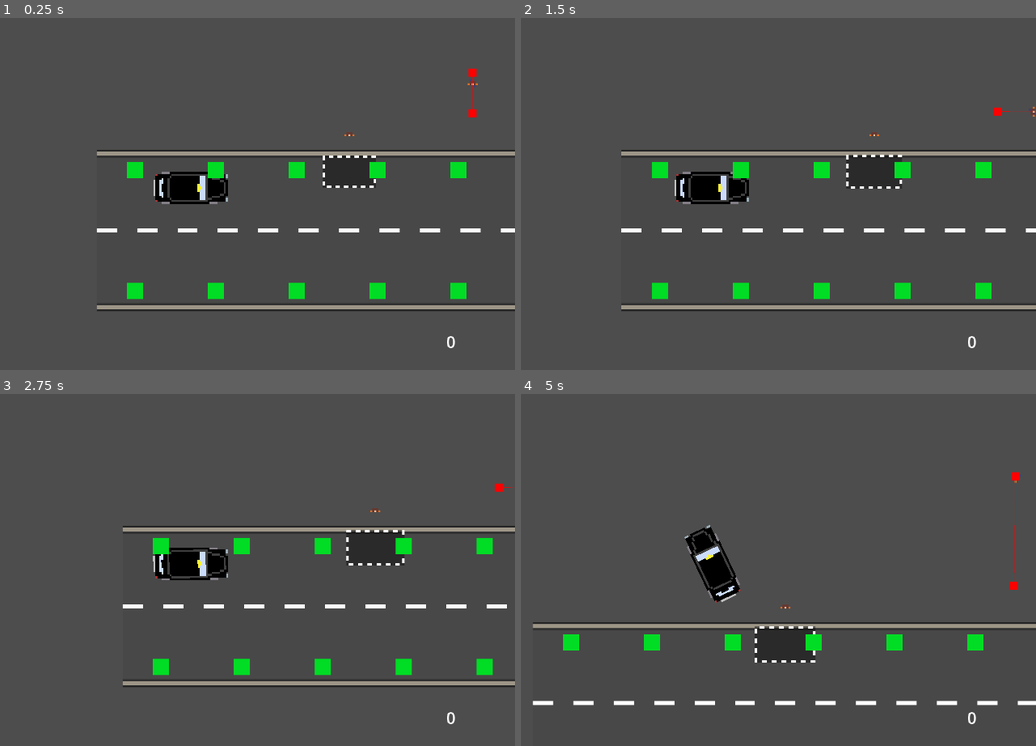
Above: before the commit, frames 1-4 (two rows, left to right).
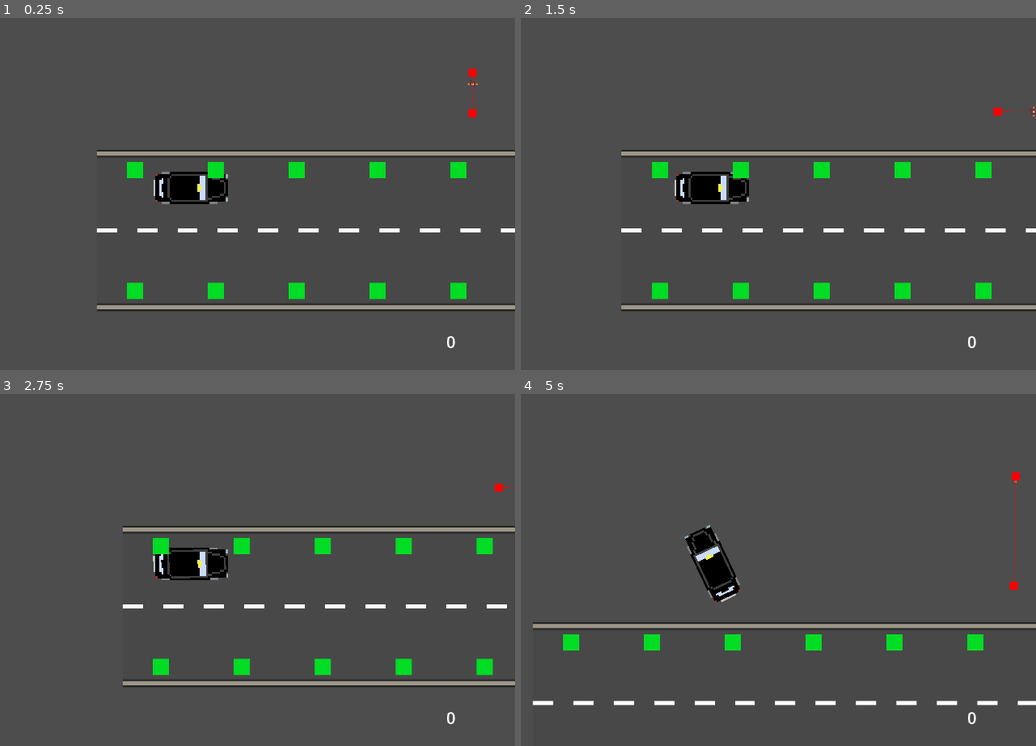
Above: after the commit, the same moments.

Repository: Samwalton9/HackneyCarriage
Game: Godot game, scene res://main.tscn
Two runs of this game, one before a commit and one after it. Both use one fixed random seed, a clock stepped at 60 frames per second and the inputs below.
Inputs:
- Up to frame 1 (0.25 s): no input
- Up to frame 2 (1.5 s): hold Right (ui_right) 0.53-1.28 s; hold Down (ui_down) from 1.28 s (still down)
- Up to frame 3 (2.75 s): release Down (ui_down) at 2.03 s; hold Right (ui_right) from 2.03 s (still down)
- Up to frame 4 (5 s): release Right (ui_right) at 2.78 s; hold Up (ui_up) 2.78-3.53 s; hold Left (ui_left) from 3.53 s (still down)

The runs differ from the first frame. In frame 1, 0.9% of the frame differs, in the area x 62-73%, y 32-49%; in frame 2, 0.9%; in frame 3, 1.0%; in frame 4, 1.1%, in the area x 45-58%, y 59-77%.

Commit message:
Spawn new pickups on a regular basis

Diff:
--- a/Autoloads/JourneyManager.gd
+++ b/Autoloads/JourneyManager.gd
@@ -2,7 +2,7 @@
 
 var possible_pickups_and_dropoffs : Array[Vector2]
 var active_pickups_or_dropoffs : Array[Vector2]
-var num_available_journeys : int = 0
+
 var num_active_journeys : int = 0
 
 signal new_pickup_location_set(pickup_location)
--- a/Map/map.gd
+++ b/Map/map.gd
@@ -1,10 +1,15 @@
 extends Node2D
 
 var spawn_locations : Array[Vector2]
+var active_pickups : int = 0
+
+const MAX_PICKUPS : int = 3
+
+@onready var timer = $NewPickupTimer
 
 
 func _ready():
-	Events.dropped_off.connect(_on_dropped_off)
+	Events.picked_up.connect(_on_picked_up)
 	spawn_locations = $TileMap.get_possible_pickup_dropoff_locations()
 	JourneyManager.possible_pickups_and_dropoffs = spawn_locations
 
@@ -16,9 +21,16 @@
 			instance.position = spawn_loc
 
 
-func _on_dropped_off(_dropoff_loc):
-	var pickup_dropoff = load("res://Rides/pickup_dropoff.tscn")
-	var instance = pickup_dropoff.instantiate()
+func _on_new_pickup_timer_timeout() -> void:
+	if active_pickups < MAX_PICKUPS:
+		var pickup_dropoff = load("res://Rides/pickup_dropoff.tscn")
+		var instance = pickup_dropoff.instantiate()
 
-	call_deferred("add_child", instance)
-	instance.position = JourneyManager.get_new_available_location()
+		call_deferred("add_child", instance)
+		instance.position = JourneyManager.get_new_available_location()
+
+		active_pickups += 1
+
+
+func _on_picked_up(_loc) -> void:
+	active_pickups -= 1
--- a/Map/map.tscn
+++ b/Map/map.tscn
@@ -1,8 +1,7 @@
-[gd_scene load_steps=9 format=3 uid="uid://cw6v8vicgu6ns"]
+[gd_scene load_steps=8 format=3 uid="uid://cw6v8vicgu6ns"]
 
 [ext_resource type="PackedScene" uid="uid://c3132fopxkjok" path="res://Taxi/taxi.tscn" id="1_krncb"]
 [ext_resource type="Script" path="res://Map/map.gd" id="1_x81hf"]
-[ext_resource type="PackedScene" uid="uid://o8cqhdlqjtwk" path="res://Rides/pickup_dropoff.tscn" id="2_bsr8r"]
 [ext_resource type="Texture2D" uid="uid://ba2df1l81p5k3" path="res://Map/Tileset.png" id="2_u5n1v"]
 [ext_resource type="Script" path="res://Map/TileMap.gd" id="3_46r8l"]
 
@@ -48,9 +47,12 @@
 [node name="Camera2D" type="Camera2D" parent="Taxi"]
 zoom = Vector2(6, 6)
 
-[node name="PickupDropoff" parent="." instance=ExtResource("2_bsr8r")]
-position = Vector2(46, 51)
-
 [node name="NavigationRegion2D" type="NavigationRegion2D" parent="."]
 navigation_polygon = SubResource("NavigationPolygon_aofkj")
 navigation_layers = 4
+
+[node name="NewPickupTimer" type="Timer" parent="."]
+wait_time = 5.0
+autostart = true
+
+[connection signal="timeout" from="NewPickupTimer" to="." method="_on_new_pickup_timer_timeout"]
